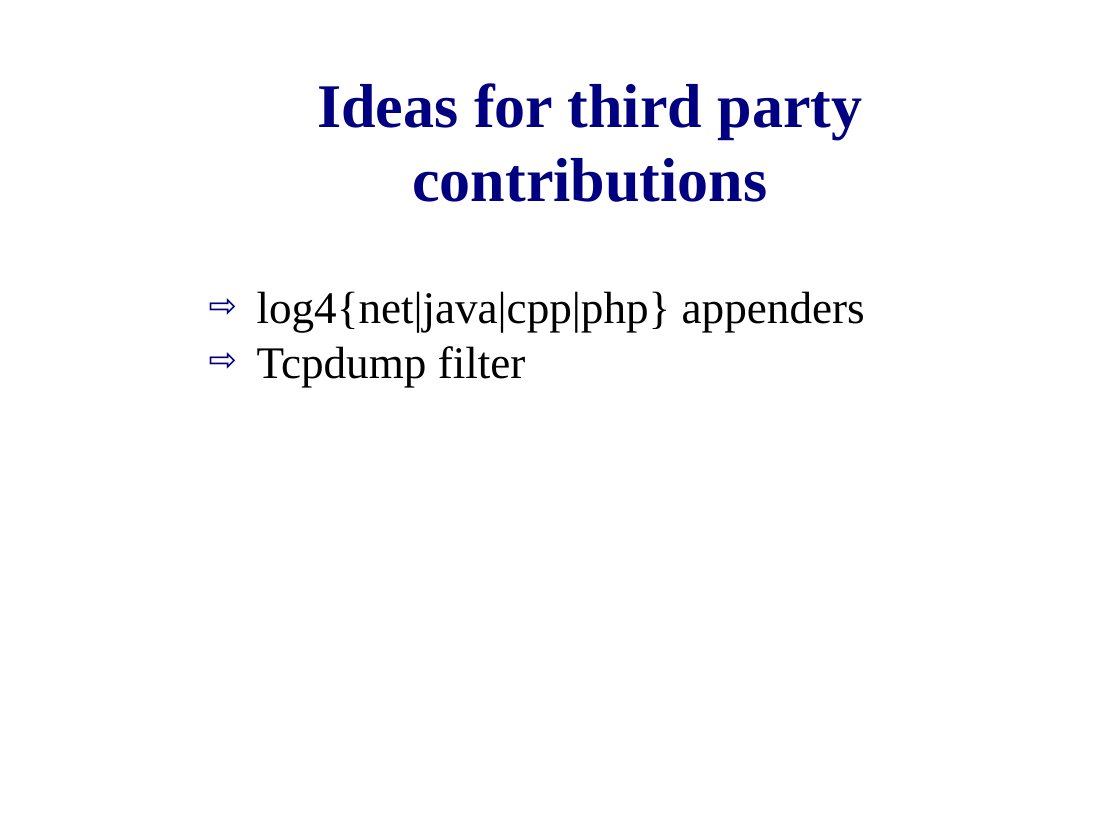
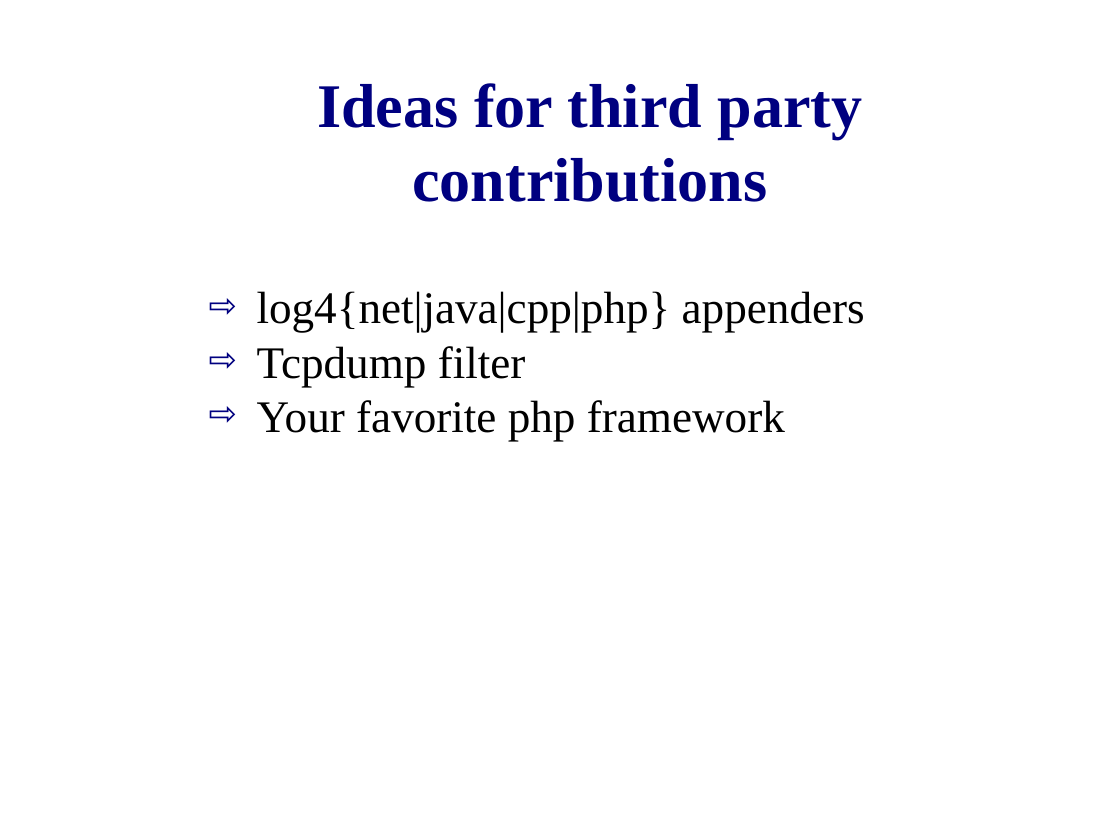
Before and after one commit to zippy1981/TalkMaterials, a slide deck: slide 12 of MongoDC/Tips for Getting Involved as a Contributor.odp. Drawn at 1120x840 pixels with LibreOffice and Linux fonts; fonts in the diff are those of the drawing; background and template pictures are left out. Boxes give left, top, right and bottom in pixels: in the first picture for what was removed or moved away, otherwise in the second. Text is boxed around its words. In the diff, an @@ line names an element or a change of style, - is before the commit and + after.

```diff
--- a/MongoDC/Tips for Getting Involved as a Contributor.odp
+++ b/MongoDC/Tips for Getting Involved as a Contributor.odp
@@ text at [257, 400, 785, 441]: paragraph added @@
+⇨ Your favorite php framework
```
Also in this commit, not shown: 6 other slides changed, 1 slide added.
